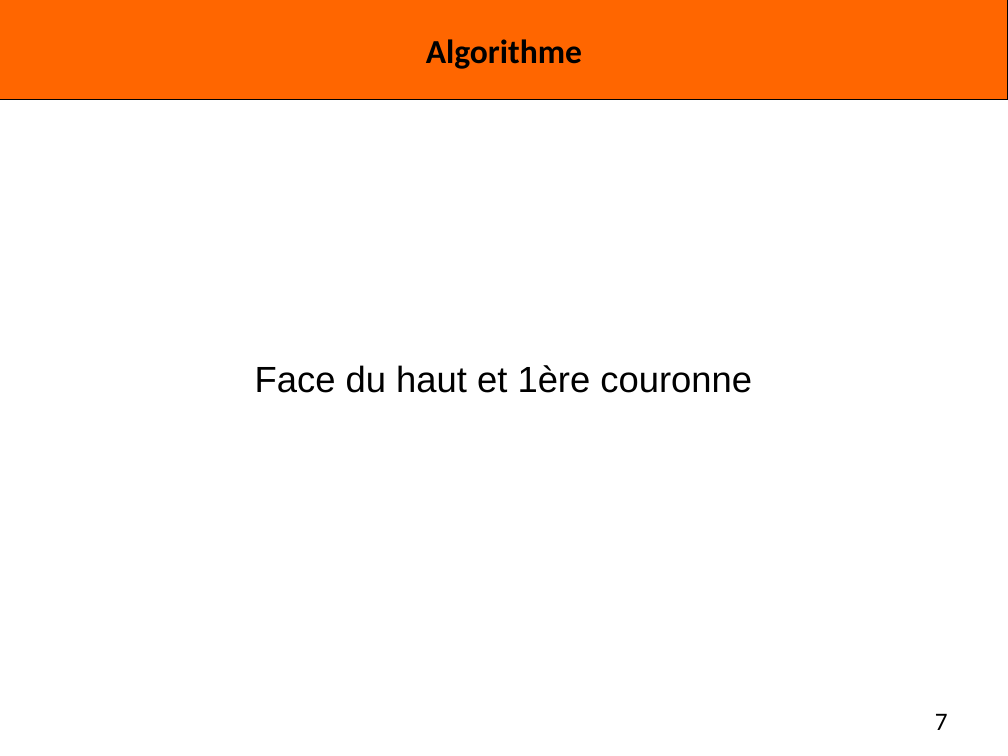
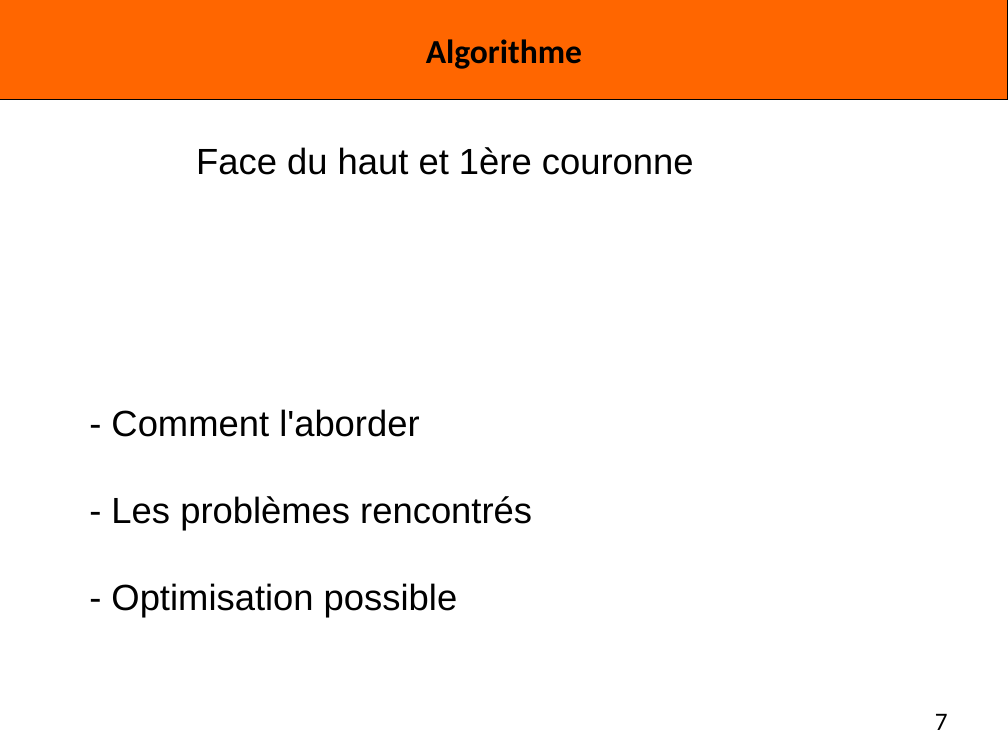
Before and after one commit to Miaxos/Polux, a slide deck: slide 7 of diapo_Presentation_poqb_soutenance_vendredi_15_janvier_2016.odp. Drawn at 1008x756 pixels with LibreOffice and Linux fonts; fonts in the diff are those of the drawing; background and template pictures are left out. Boxes give left, top, right and bottom in pixels: in the first picture for what was removed or moved away, otherwise in the second. Text is boxed around its words. In the diff, an @@ line names an element or a change of style, - is before the commit and + after.

Commit message:
Update du diapo

```diff
--- a/diapo_Presentation_poqb_soutenance_vendredi_15_janvier_2016.odp
+++ b/diapo_Presentation_poqb_soutenance_vendredi_15_janvier_2016.odp
@@ text "Face du haut et 1ère ...": place and size @@
-text "Face du haut et 1ère ..." at [255, 365, 752, 393]
+text "Face du haut et 1ère ..." at [111, 147, 694, 618]
@@ text at [111, 409, 532, 618]: paragraphs added @@
+- Comment l'aborder
+- Les problèmes rencontrés
+- Optimisation possible
```
